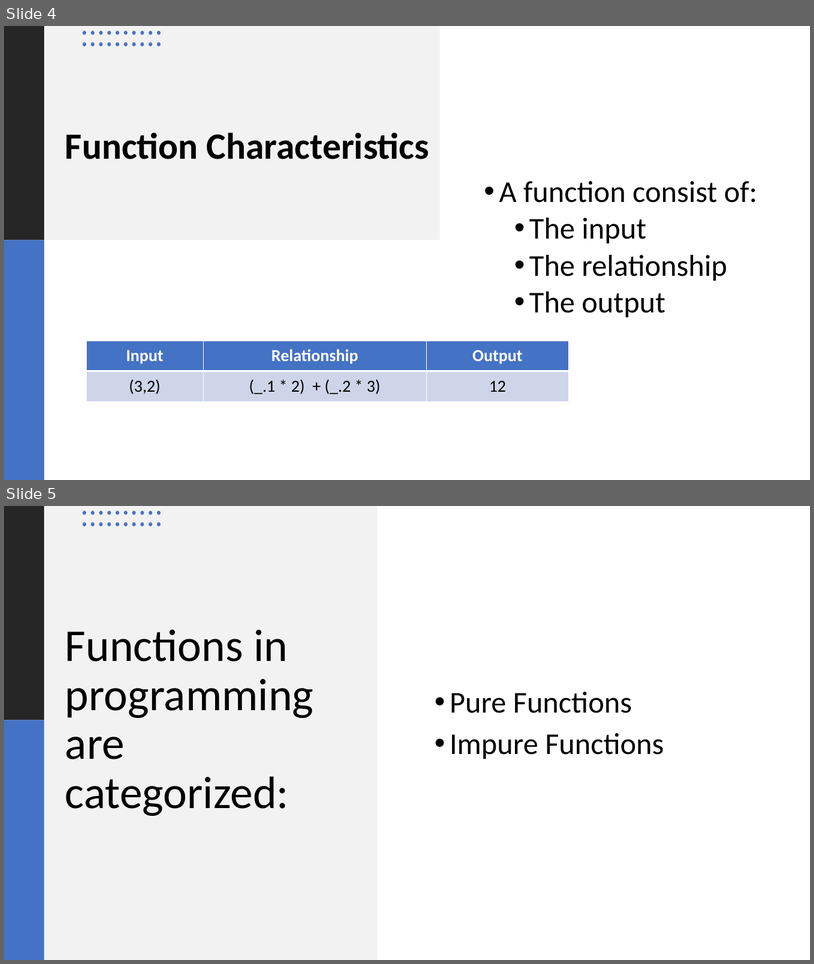
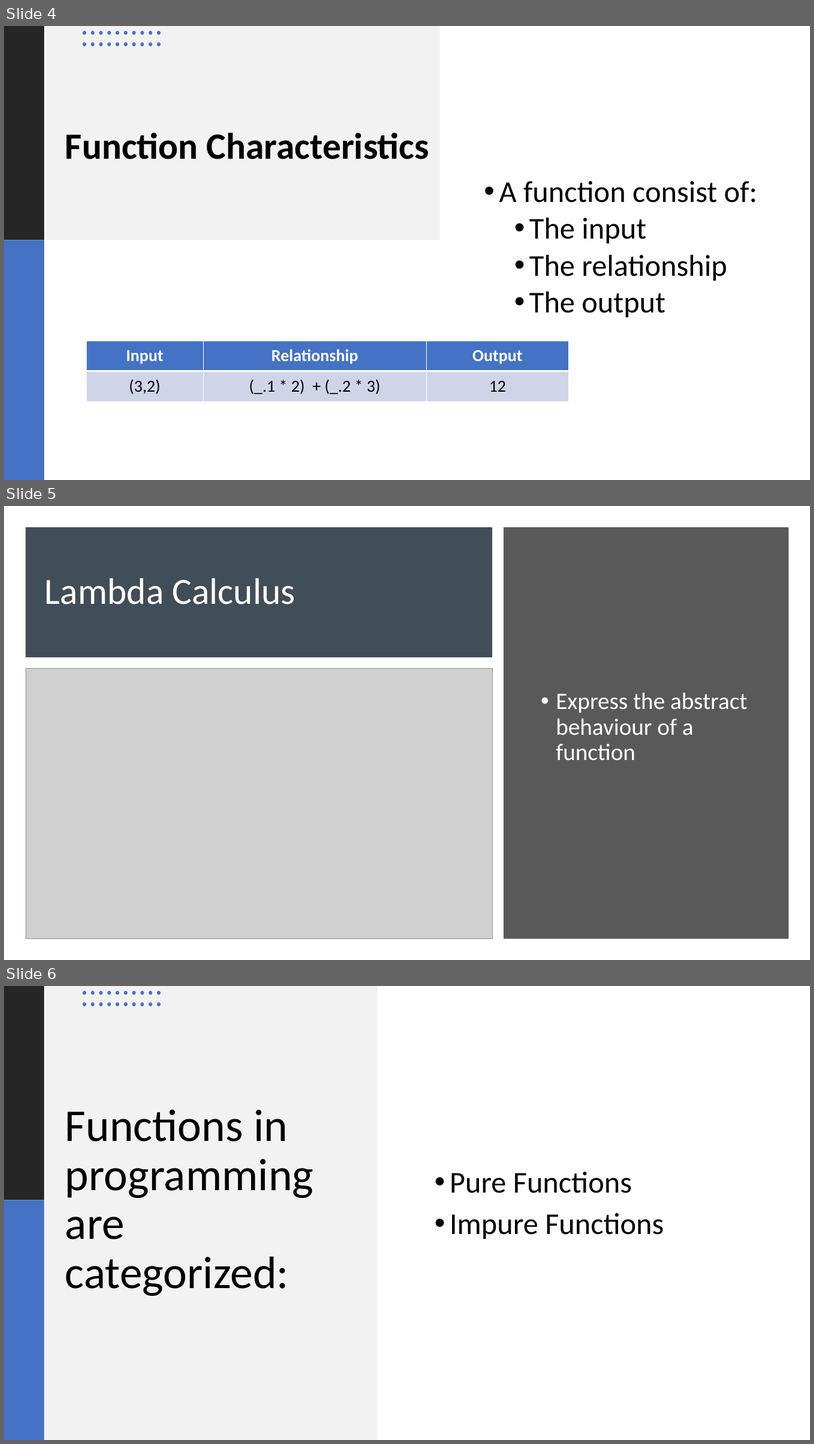
Before and after one commit to andrewrigas/TowerBlocks, a slide deck: Scala Sessions/Scala Session 2/Scala Session 2.pptx. Shown one above the other, each under a label of ours: slides 4 and 5 before the commit, slides 4, 5 and 6 after it. The pictures are 814x964 and 814x1444 pixels, drawn with LibreOffice and Linux fonts; fonts in the diff are those of the drawing; grey boxes stand for pictures. Boxes give left, top, right and bottom in pixels: in the first picture for what was removed or moved away, otherwise in the second. Text is boxed around its words. In the diff, an @@ line names an element or a change of style, - is before the commit and + after.

```diff
--- a/Scala Sessions/Scala Session 2/Scala Session 2.pptx
+++ b/Scala Sessions/Scala Session 2/Scala Session 2.pptx
@@ slide 5 added at (x1=4, y1=506, x2=810, y2=960), background #FFFFFF @@
@@ rectangle added at (x1=26, y1=527, x2=493, y2=657), fill #37444E at 95% opacity @@
@@ rectangle added at (x1=504, y1=527, x2=789, y2=939), fill #595959 @@
@@ title added at (x1=45, y1=578, x2=295, y2=604), 44 pt, text #FFFFFF @@
+Lambda Calculus
@@ picture added at (x1=26, y1=668, x2=493, y2=938) @@
@@ text added at (x1=556, y1=693, x2=747, y2=760), 28 pt, text #FFFFFF @@
+• Express the abstract behaviour of a function
@@ what was slide 5 is now slide 6 @@
```
Also in this commit, not shown: 9 other files.
